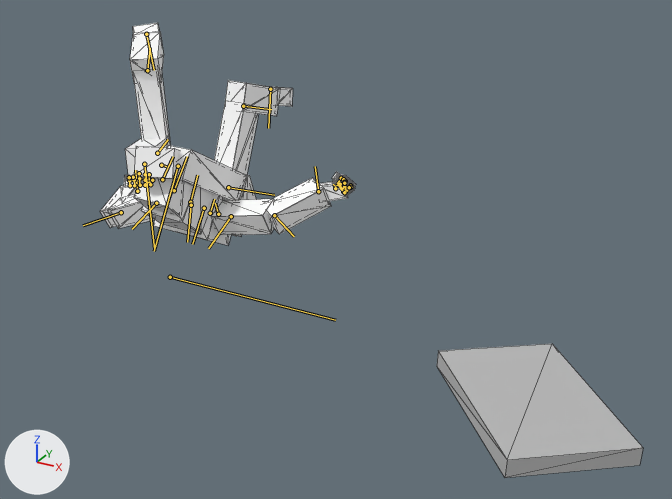
An edit to the FBX model Assets/Models/Player/WholeBodyClip/RPG-Character@RollForward.FBX, drawn before and after from the same camera.
One viewpoint serves both versions: a 50 mm camera at (3.89, -4.64, 2.82) aimed at (1.4, -0.13, 0.56). The axes (+X, +Y, +Z) are drawn at lower left. The lights are the same throughout. Both versions are drawn at frame 12 of the action 'Take 001'; the numbers are the values there. The bones that bend it are drawn over the model as lines. Mesh edges are drawn as thin lines.

In view in the first picture: 'RPG-Character-Mesh', 'Shield'.
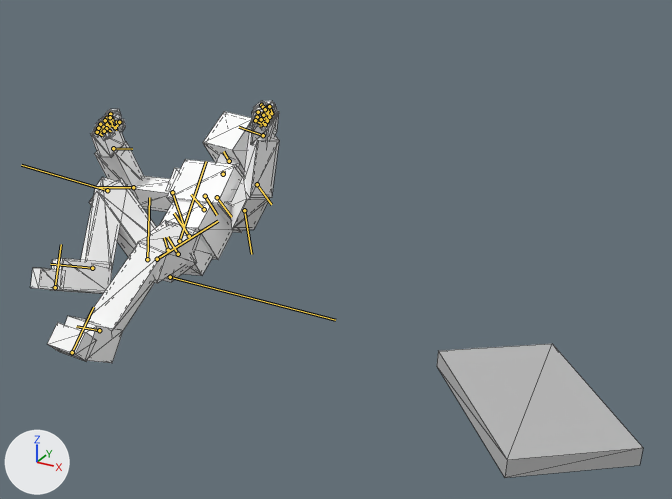
Changed parts and their boxes [x1, y1, x2, y2] in the pictures (672 x 499 px):
'RPG-Character-Mesh', posed (18% taller)
    before: [100, 23, 356, 245]
    after: [30, 101, 279, 363]
bone 'B_Pelvis', root to tip
    before: (161, 165) to (166, 166)
    after: (168, 250) to (164, 237)
bone 'B_Spine', root to tip
    before: (162, 179) to (173, 156)
    after: (178, 254) to (167, 237)
bone 'B_Spine1', root to tip
    before: (174, 190) to (187, 156)
    after: (189, 236) to (174, 213)
bone 'B_Spine2', root to tip
    before: (190, 202) to (197, 175)
    after: (204, 209) to (191, 194)
bone 'B_L_UpperArm', root to tip
    before: (231, 216) to (208, 248)
    after: (244, 210) to (251, 254)
bone 'B_L_Forearm', root to tip
    before: (274, 215) to (294, 236)
    after: (257, 184) to (271, 204)
bone 'B_L_Hand', root to tip
    before: (318, 191) to (315, 166)
    after: (263, 135) to (239, 127)
bone 'B_R_Clavicle', root to tip
    before: (191, 205) to (187, 242)
    after: (205, 196) to (217, 215)
bone 'B_R_UpperArm', root to tip
    before: (156, 203) to (132, 229)
    after: (172, 192) to (185, 229)
bone 'B_R_Forearm', root to tip
    before: (121, 212) to (83, 225)
    after: (133, 187) to (98, 187)
bone 'B_R_Hand', root to tip
    before: (137, 191) to (135, 170)
    after: (113, 148) to (132, 149)
bone 'B_R_Finger11', root to tip
    before: (145, 180) to (145, 184)
    after: (107, 118) to (112, 123)
bone 'B_R_Finger21', root to tip
    before: (139, 178) to (139, 184)
    after: (105, 120) to (110, 127)
bone 'B_R_Finger22', root to tip
    before: (139, 173) to (139, 181)
    after: (110, 117) to (112, 125)
bone 'B_Neck', root to tip
    before: (210, 213) to (214, 199)
    after: (223, 174) to (224, 171)
bone 'B_Head', root to tip
    before: (218, 214) to (215, 203)
    after: (229, 161) to (223, 151)
bone 'B_L_Thigh', root to tip
    before: (178, 166) to (154, 251)
    after: (179, 241) to (206, 161)
bone 'B_L_Calf', root to tip
    before: (228, 187) to (274, 195)
    after: (147, 259) to (149, 197)
bone 'B_L_Foot', root to tip
    before: (243, 106) to (271, 109)
    after: (99, 330) to (76, 326)
bone 'B_L_Toe0', root to tip
    before: (270, 89) to (268, 128)
    after: (72, 352) to (93, 307)
bone 'B_R_Thigh', root to tip
    before: (144, 164) to (154, 249)
    after: (157, 259) to (218, 221)
bone 'B_R_Calf', root to tip
    before: (157, 153) to (168, 139)
    after: (107, 190) to (21, 165)
bone 'B_R_Foot', root to tip
    before: (147, 70) to (150, 48)
    after: (92, 268) to (50, 264)
bone 'B_R_Toe0', root to tip
    before: (146, 34) to (154, 70)
    after: (55, 287) to (61, 244)

What the commit changed:
Bone 'B_Pelvis' (bone_b_pelvis) moves from (-49.9, -0.1, 0.0) to (-112.2, -0.1, 0.0).
Bone 'B_Pelvis' (bone_b_pelvis) turns from (-20, -8, 157) to (-42, -11, -122) degrees about its own x, y and z.
Bone 'B_Spine' (bone_b_spine) moves from (0.5, -1.9, 1.1) to (0.6, -4.0, -0.3).
Bone 'B_Spine' (bone_b_spine) turns from (15, -12, 71) to (27, -25, 57) degrees about its own x, y and z.
Bone 'B_Spine1' (bone_b_spine1) turns from (0, 1, 13) to (1, -1, 13) degrees about its own x, y and z.
Bone 'B_Spine2' (bone_b_spine2) turns from (-1, 2, 5) to (1, -2, 5) degrees about its own x, y and z.
Bone 'B_L_UpperArm' (bone_b_l_upperarm) turns from (-32, -58, -18) to (7, -44, -87) degrees about its own x, y and z.
Bone 'B_L_Forearm' (bone_b_l_forearm) turns from (0, 0, -48) to (0, 0, -36) degrees about its own x, y and z.
Bone 'B_L_Hand' (bone_b_l_hand) turns from (-19, -18, -17) to (-35, -26, 5) degrees about its own x, y and z.
Bone 'B_R_Clavicle' (bone_b_r_clavicle) turns from (1, 0, 7) to (-1, 0, -11) degrees about its own x, y and z.
Bone 'B_R_UpperArm' (bone_b_r_upperarm) turns from (93, 63, 44) to (41, 54, 19) degrees about its own x, y and z.
Bone 'B_R_Forearm' (bone_b_r_forearm) turns from (0, 0, -79) to (0, 0, -82) degrees about its own x, y and z.
Bone 'B_R_Hand' (bone_b_r_hand) turns from (23, 20, -1) to (88, -3, -9) degrees about its own x, y and z.
Bone 'B_R_Finger11' (bone_b_r_finger11) turns from (0, 0, 68) to (0, 0, 20) degrees about its own x, y and z.
Bone 'B_R_Finger21' (bone_b_r_finger21) turns from (0, 0, 69) to (0, 0, 21) degrees about its own x, y and z.
Bone 'B_R_Finger22' (bone_b_r_finger22) turns from (0, 0, 34) to (0, 0, 12) degrees about its own x, y and z.
Bone 'B_Neck' (bone_b_neck) turns from (7, -9, -8) to (37, -9, -4) degrees about its own x, y and z.
Bone 'B_Head' (bone_b_head) turns from (-5, 3, 47) to (-36, -8, -7) degrees about its own x, y and z.
Bone 'B_L_Thigh' (bone_b_l_thigh) turns from (8, 22, 99) to (-56, 5, -34) degrees about its own x, y and z.
Bone 'B_L_Calf' (bone_b_l_calf) turns from (0, 0, -93) to (0, 0, -30) degrees about its own x, y and z.
Bone 'B_L_Foot' (bone_b_l_foot) turns from (-10, 4, -12) to (8, 9, -41) degrees about its own x, y and z.
Bone 'B_L_Toe0' (bone_b_l_toe0) turns from (-3, 0, -4) to (-1, -1, 12) degrees about its own x, y and z.
Bone 'B_R_Thigh' (bone_b_r_thigh) turns from (-3, -9, 77) to (-27, 2, 60) degrees about its own x, y and z.
Bone 'B_R_Calf' (bone_b_r_calf) turns from (0, 0, -87) to (0, 0, -128) degrees about its own x, y and z.
Bone 'B_R_Foot' (bone_b_r_foot) turns from (2, 0, -36) to (-7, -20, -17) degrees about its own x, y and z.
Bone 'B_R_Toe0' (bone_b_r_toe0) turns from (-4, -7, 9) to (-3, -2, 2) degrees about its own x, y and z.
